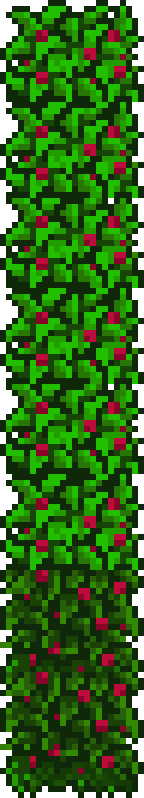
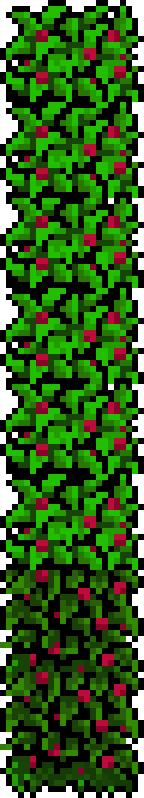
Comparing the layer stacks of the two w=144, h=798 images. Changes:
removed layer "Pasted Layer" over [0, 0, 144, 798]
painted on "Background" over [0, 0, 144, 798]
